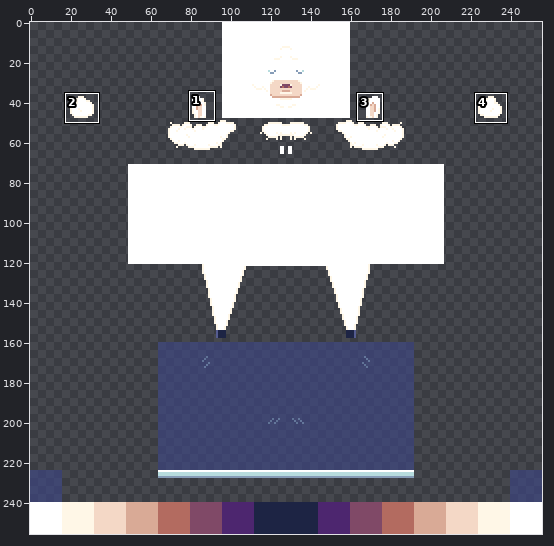
Two versions of one pixel-art file, characters/lama/materials/lama.aseprite. Above: a wide view before the commit, with the close-up outlined.
Close-up. Before the commit:
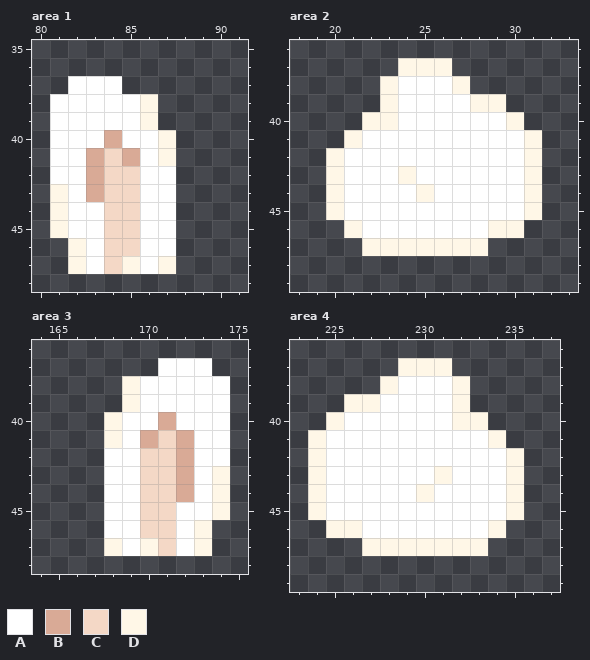
256x256 pixels, 1 frame. Colours within 5 levels of each other are drawn and written as one. Shown: area 1: x 80..91, y 35..48; area 2: x 18..33, y 36..49; area 3: x 164..175, y 36..48; area 4: x 223..237, y 36..49. The commit also changed other parts of the picture, which this record leaves out.
Palette (. is transparent): A #ffffff  B #d9aa96  C #f4d8c6  D #fff7e7
New version:
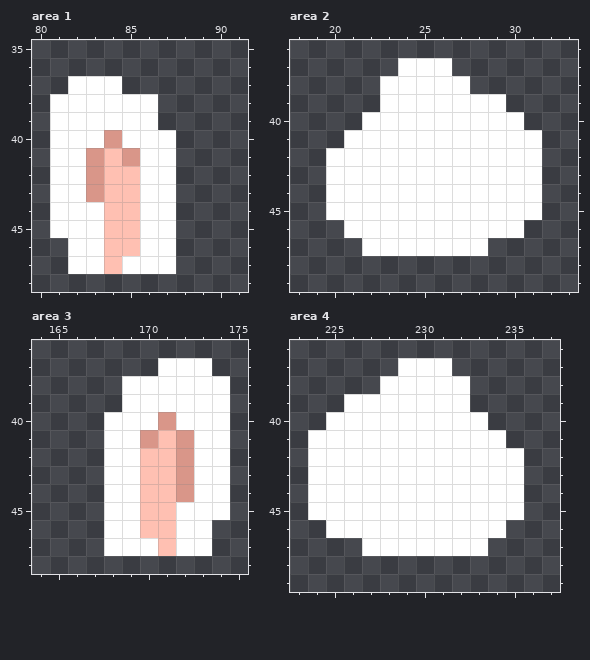
The edit:
@@ palette @@
-B #d9aa96
+B #d99689
-C #f4d8c6
+C #ffc0b2
--- area 1, layer "albedo"
@@ x 80..91 @@
 37 ..AAA.......
-38 .AAAAAD.....
-39 .AAAAAD.....
-40 .AAABAAD....
-41 .AABCBAD....
+38 .AAAAAA.....
+39 .AAAAAA.....
+40 .AAABAAA....
+41 .AABCBAA....
 42 .AABCCAA....
-43 .DABCCAA....
-44 .DAACCAA....
-45 .DAACCAA....
-46 ..DACCAA....
-47 ..DACDAD....
+43 .AABCCAA....
+44 .AAACCAA....
+45 .AAACCAA....
+46 ..AACCAA....
+47 ..AACAAA....
 48 ............
--- area 2, layer "albedo"
@@ x 18..33 @@
 36 ................
-37 ......DDD.......
-38 .....DAAAD......
-39 .....DAAAADD....
-40 ....DDAAAAAAD...
-41 ...DAAAAAAAAAD..
-42 ..DAAAAAAAAAAD..
-43 ..DAAADAAAAAAD..
-44 ..DAAAADAAAAAD..
-45 ..DAAAAAAAAAAD..
-46 ...DAAAAAAADD...
-47 ....DDDDDDD.....
+37 ......AAA.......
+38 .....AAAAA......
+39 .....AAAAAAA....
+40 ....AAAAAAAAA...
+41 ...AAAAAAAAAAA..
+42 ..AAAAAAAAAAAA..
+43 ..AAAAAAAAAAAA..
+44 ..AAAAAAAAAAAA..
+45 ..AAAAAAAAAAAA..
+46 ...AAAAAAAAAA...
+47 ....AAAAAAA.....
 48 ................
--- area 3, layer "albedo"
@@ x 164..175 @@
 37 .......AAA..
-38 .....DAAAAA.
-39 .....DAAAAA.
-40 ....DAABAAA.
-41 ....DABCBAA.
+38 .....AAAAAA.
+39 .....AAAAAA.
+40 ....AAABAAA.
+41 ....AABCBAA.
 42 ....AACCBAA.
-43 ....AACCBAD.
-44 ....AACCBAD.
-45 ....AACCAAD.
-46 ....AACCAD..
-47 ....DADCAD..
+43 ....AACCBAA.
+44 ....AACCBAA.
+45 ....AACCAAA.
+46 ....AACCAA..
+47 ....AAACAA..
 48 ............
--- area 4, layer "albedo"
@@ x 223..237 @@
 36 ...............
-37 ......DDD......
-38 .....DAAAD.....
-39 ...DDAAAAD.....
-40 ..DAAAAAADD....
-41 .DAAAAAAAAAD...
-42 .DAAAAAAAAAAD..
-43 .DAAAAAADAAAD..
-44 .DAAAAADAAAAD..
-45 .DAAAAAAAAAAD..
-46 ..DDAAAAAAAD...
-47 ....DDDDDDD....
+37 ......AAA......
+38 .....AAAAA.....
+39 ...AAAAAAA.....
+40 ..AAAAAAAAA....
+41 .AAAAAAAAAAA...
+42 .AAAAAAAAAAAA..
+43 .AAAAAAAAAAAA..
+44 .AAAAAAAAAAAA..
+45 .AAAAAAAAAAAA..
+46 ..AAAAAAAAAA...
+47 ....AAAAAAA....
 48 ...............
